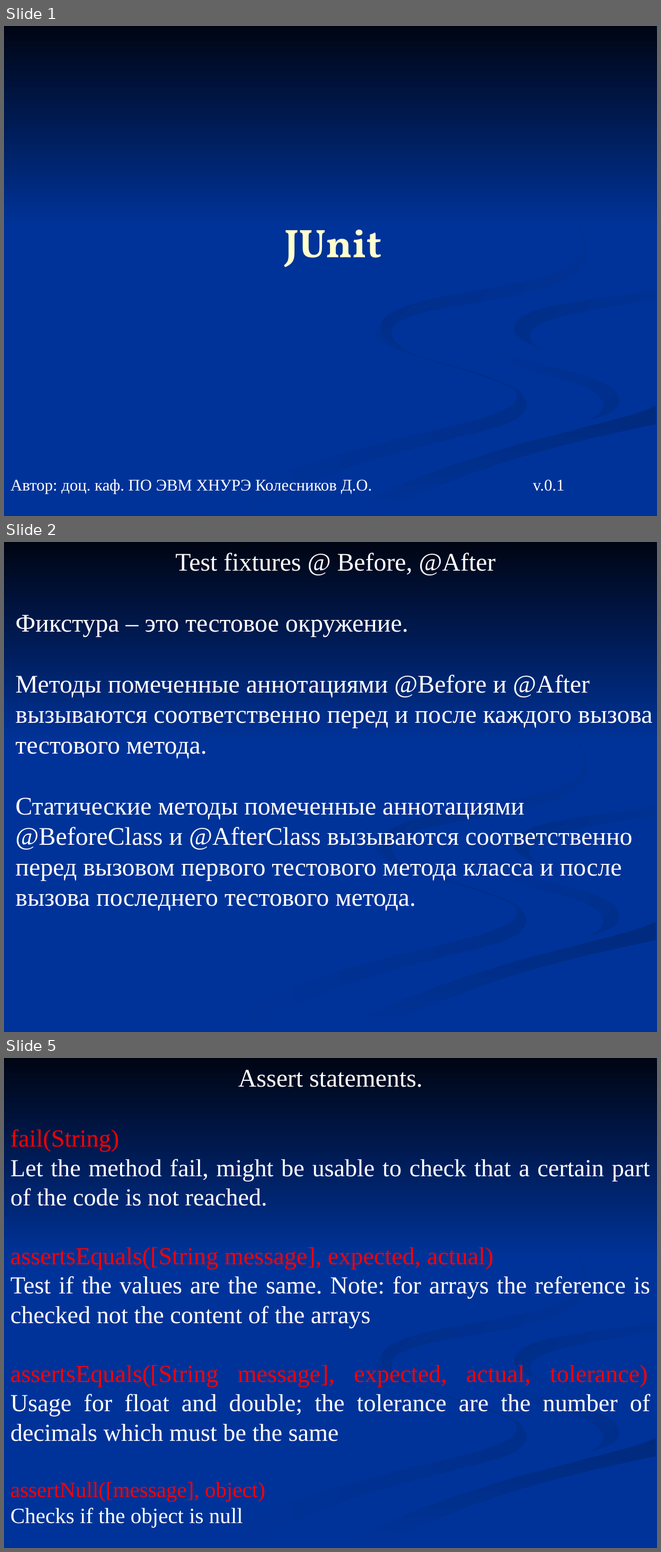
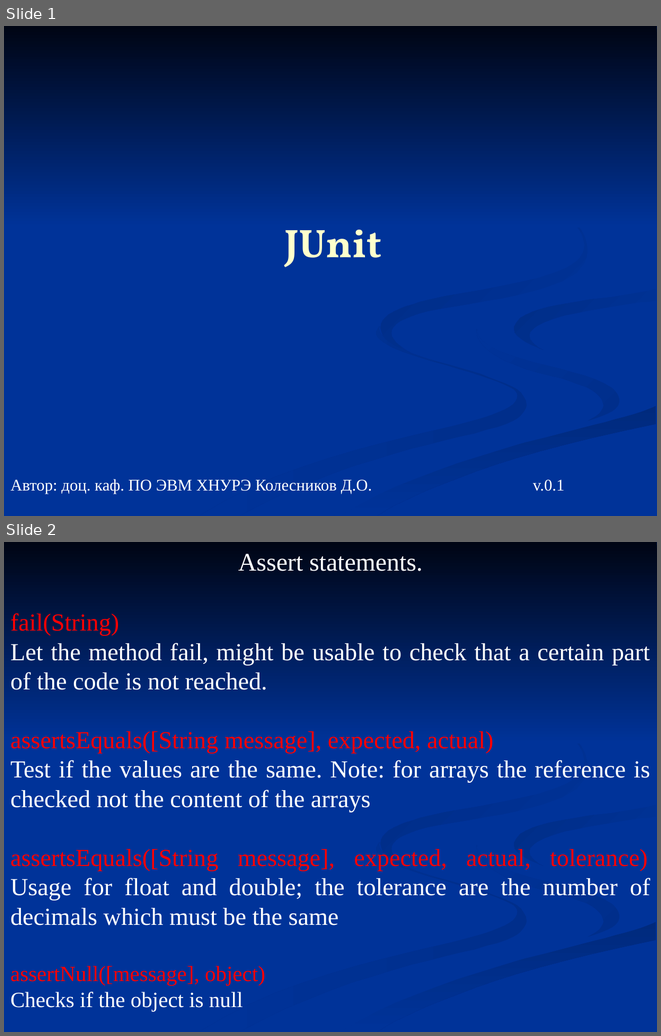
Before and after one commit to kostakoida/PrPrLab, a slide deck: PotomkinKostiantyn/06_junit.ppt. Shown one above the other, each under a label of ours: slides 1, 2 and 5 before the commit, slides 1 and 2 after it; the slides between them are not shown. The pictures are 661x1552 and 661x1036 pixels, drawn with LibreOffice and Linux fonts; fonts in the diff are those of the drawing. Boxes give left, top, right and bottom in pixels: in the first picture for what was removed or moved away, otherwise in the second. Text is boxed around its words. In the diff, an @@ line names an element or a change of style, - is before the commit and + after.

```diff
--- a/PotomkinKostiantyn/06_junit.ppt
+++ b/PotomkinKostiantyn/06_junit.ppt
@@ slide 2 removed at (4,542,657,1032), background #003399; not listed: 7 template elements that a slide beside it also shows @@
@@ text removed at (16,553,653,911) @@
-Test fixtures @ Before, @After
-Фикстура – это тестовое окружение.
-Методы помеченные аннотациями @Before и @After вызываются соответственно перед и после каждого вызова тестового метода.
-Статические методы помеченные аннотациями @BeforeClass и @AfterClass вызываются соответственно перед вызовом первого тестового метода класса и после вызова последнего тестового метода.
@@ what was slide 5 is now slide 2 @@
```
Also in this commit, not shown: 2 other slides removed.
